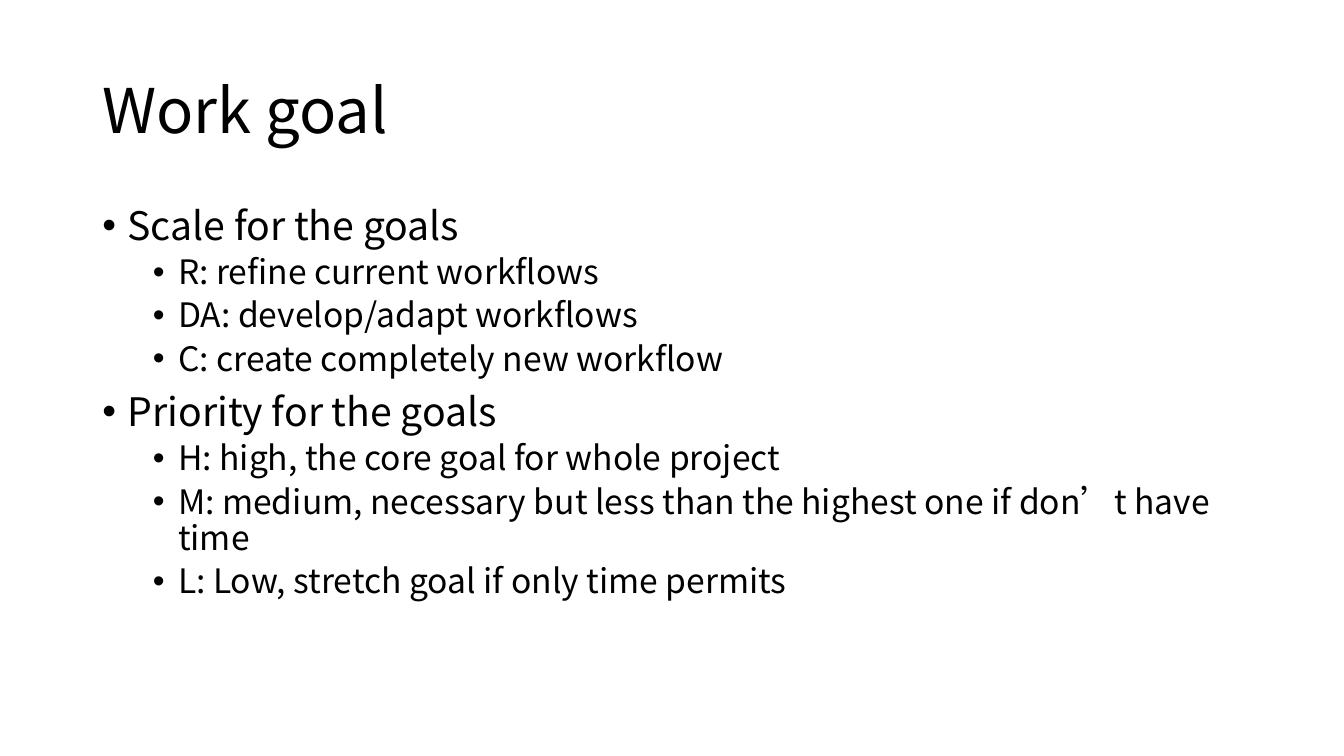
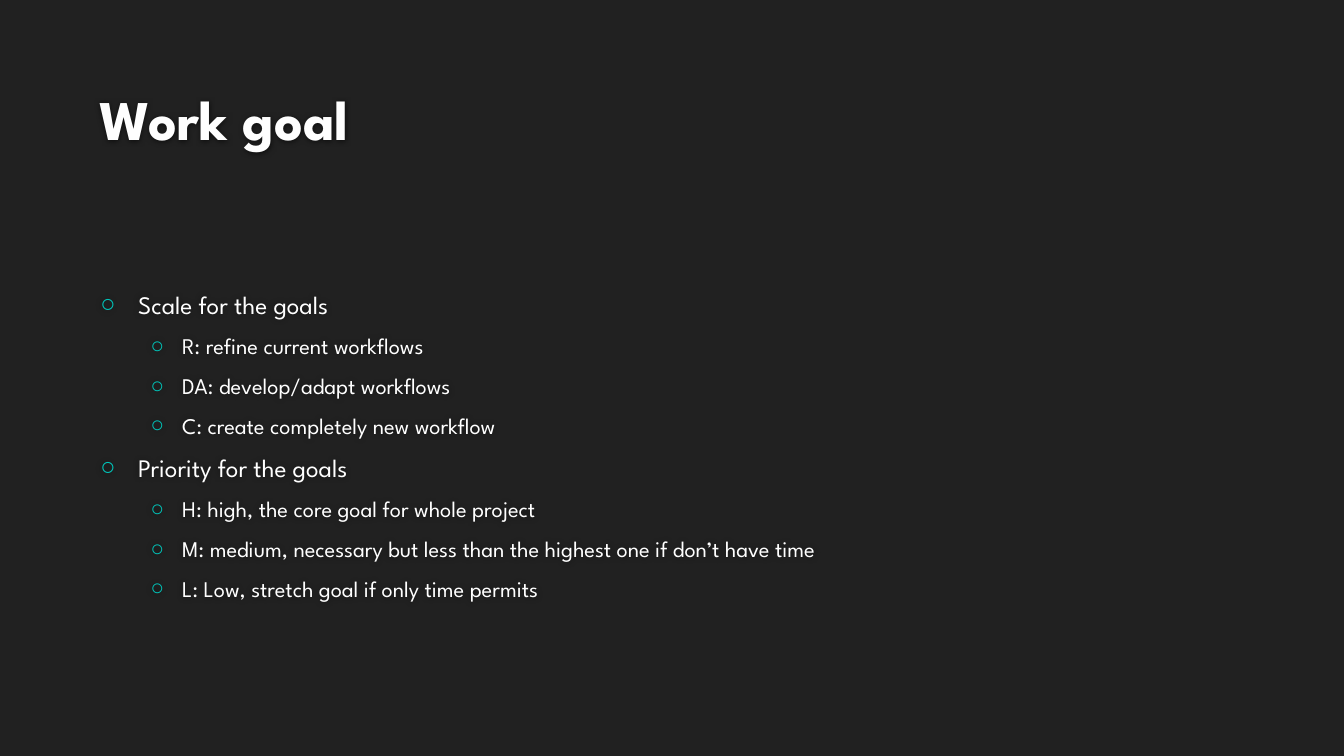
Before and after one commit to XiminHu/mass-suite, a slide deck: slide 2 of doc/20200327 Capstone HRMS.pptx. Drawn at 1344x756 pixels with LibreOffice and Linux fonts; fonts in the diff are those of the drawing; background and template pictures are left out. Boxes give left, top, right and bottom in pixels: in the first picture for what was removed or moved away, otherwise in the second. Text is boxed around its words. In the diff, an @@ line names an element or a change of style, - is before the commit and + after.

```diff
--- a/doc/20200327 Capstone HRMS.pptx
+++ b/doc/20200327 Capstone HRMS.pptx
@@ background #FFFFFF to #212121 @@
@@ title "Work goal": place and size @@
-title "Work goal" at [102,84,388,149]
+title "Work goal" at [99,101,349,153]
@@ title "Work goal" at [99,101,349,153]: size 44 to 40 pt, font Noto Sans CJK SC to League Spartan, text colour #000000 to #FEFEFE, bold on; line spacing 0.9 to 1; vertical alignment middle to bottom @@
@@ text "Scale for the goals": place and size @@
-text "Scale for the goals" at [128,208,1210,602]
+text "Scale for the goals" at [138,296,815,602]
@@ text "Scale for the goals" at [138,296,815,602]: size 28 to 18 pt in "Scale for the goals", "Priority for the goals"; font Noto Sans CJK SC to League Spartan, text colour #000000 to #FFFFFF; size 24 to 16 pt in "R: refine current workflows", "DA: develop/adapt workflows", "C: create completely new workflow", "H: high, the core goal for whole ..." and 2 more places; bullet • to ○; line spacing 0.9 to 1; more space between paragraphs; vertical alignment top to middle @@
```
Also in this commit, not shown: 7 other slides changed, 4 slides added, 3 slides removed, 1 other file.
